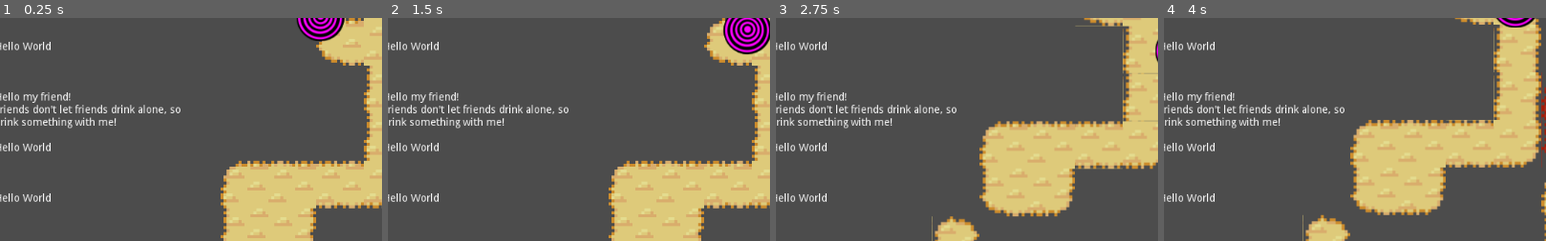
Above: before the commit, frames 1-4 (left to right).
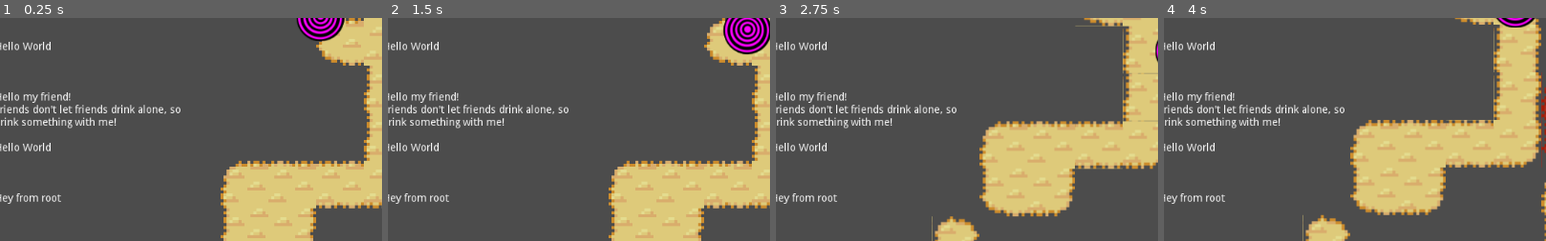
Above: after the commit, the same moments.

Repository: xFrednet/moody-tools
Game: Godot game, scene res://in_game.tscn
Same seed, same stepped clock (60 frames per second), same inputs: the game is played once before the commit and once after it.
Inputs:
- Up to frame 1 (0.25 s): no input
- Up to frame 2 (1.5 s): hold D (right) 0.53-1.28 s; hold S (down) from 1.28 s (still down)
- Up to frame 3 (2.75 s): release S (down) at 2.03 s; hold D (right) from 2.03 s (still down)
- Up to frame 4 (4 s): release D (right) at 2.78 s; hold W (up) 2.78-3.53 s; hold A (left) from 3.53 s (still down)
The pictures show only the part of the screen within x 9-59%, y 50-100%; the shares and areas given below are measured in that part.

The runs differ from the first frame. In frame 1, 0.3% of the frame differs, in the area x 2-16%, y 78-84%; in frame 2, 0.3%; in frame 3, 0.3%; in frame 4, 0.3%.

Commit message:
Added a backpack class

Diff:
--- /dev/null
+++ b/item/item.gd
@@ -0,0 +1,19 @@
+extends Node2D
+
+class_name Item
+
+var id: String
+var count: int
+
+func _init(id: String, count: int) -> void:
+	self.id = id
+	self.count = count
+
+func get_id() -> String:
+	return id
+
+func get_count() -> int:
+	return count
+
+func add(count: int) -> void:
+	self.count += count
--- /dev/null
+++ b/item/item_info.gd
@@ -0,0 +1,12 @@
+extends Node
+
+const WOOD_ID = "i:wood"
+const STONE_ID = "i:stone"
+
+const ITEM_NAMES = {
+	"i:wood": "Wood",
+	"i:stone": "Stone"
+}
+
+func get_item_name(id: String) -> String:
+	return ITEM_NAMES.get(id, "null")
--- a/player/equipment.gd
+++ b/player/equipment.gd
@@ -5,7 +5,7 @@
 var shirt : Tool = null
 var helmet : Tool = null
 
-var backpack : Tool = null
+var backpack : Backpack = null
 var sword : Tool = null
 
 func _ready() -> void:
@@ -58,12 +58,12 @@
 #
 # backpack
 #
-func set_backpack(backpack: Tool) -> void:
+func set_backpack(backpack: Backpack) -> void:
 	remove_child(self.helmet)
 	self.backpack = backpack
 	add_child(backpack)
 
-func get_backpack() -> Tool:
+func get_backpack() -> Backpack:
 	return backpack
 
 #
--- a/player/player.gd
+++ b/player/player.gd
@@ -8,6 +8,7 @@
 
 	var boots = DunkBoots.new()
 	$equipment.set_boots(boots)
+	$equipment.set_backpack(Backpack.new())
 
 	pass
 
--- a/project.godot
+++ b/project.godot
@@ -10,6 +10,11 @@
 
 _global_script_classes=[ {
 "base": "Tool",
+"class": "Backpack",
+"language": "GDScript",
+"path": "res://tools/backpack/backpack.gd"
+}, {
+"base": "Tool",
 "class": "Boots",
 "language": "GDScript",
 "path": "res://tools/boots/boots.gd"
@@ -20,13 +25,20 @@
 "path": "res://tools/boots/dunk_boots.gd"
 }, {
 "base": "Node2D",
+"class": "Item",
+"language": "GDScript",
+"path": "res://item/item.gd"
+}, {
+"base": "Node2D",
 "class": "Tool",
 "language": "GDScript",
 "path": "res://tools/tool.gd"
 } ]
 _global_script_class_icons={
+"Backpack": "",
 "Boots": "",
 "DunkBoots": "",
+"Item": "",
 "Tool": ""
 }
 
@@ -39,6 +51,7 @@
 [autoload]
 
 GameData="*res://util/game_data.gd"
+ItemInfo="*res://item/item_info.gd"
 
 [input]
 
@@ -62,6 +75,11 @@
 "events": [ Object(InputEventKey,"resource_local_to_scene":false,"resource_name":"","device":0,"alt":false,"shift":false,"control":false,"meta":false,"command":false,"pressed":false,"scancode":68,"unicode":0,"echo":false,"script":null)
  ]
 }
+debug={
+"deadzone": 0.5,
+"events": [ Object(InputEventKey,"resource_local_to_scene":false,"resource_name":"","device":0,"alt":false,"shift":false,"control":false,"meta":false,"command":false,"pressed":false,"scancode":88,"unicode":0,"echo":false,"script":null)
+ ]
+}
 
 [rendering]
 
--- /dev/null
+++ b/tools/backpack/backpack.gd
@@ -0,0 +1,66 @@
+extends Tool
+
+class_name Backpack
+
+const NEW_ITEM_TEXT = [
+	"You found a new item",
+	"Happy Birthday",
+	"you have stolen a new item from this precious world, yay you",
+	"Are you happy destroying the world around you",
+	"Nice find",
+	"Ducks",
+	"My precious, backpack, backpack"
+]
+
+const COLLECTION_TEXT = [
+	"*Chomp*",
+	"Uhh, tasty thank you",
+	"*crunch*",
+	"*gulp*",
+	"*om nom nom*",
+	"yummy",
+	"*flop*"
+]
+
+var _items: Array = Array()
+var _slots: int = 10
+
+func _ready() -> void:
+	_display_status("Hey from root")
+	pass
+
+func _process(delta: float) -> void:
+	if (Input.is_action_just_pressed("debug")):
+		add_item(Item.new("hello", 2))
+
+func _display_status(text: String) -> void:
+	GameData.ingame_menu.find_node("tool_status_display").find_node("backpack").set_status(text)
+
+func add_item(new_item: Item) -> void:
+	var stack = null
+
+	new_item.set_visible(false)
+
+	for index in range(_items.size()):
+		var item: Item = _items[index]
+		if item != null && item.get_id() == new_item.get_id():
+			_display_status(
+				COLLECTION_TEXT[randi() % COLLECTION_TEXT.size()] +
+				"\n + " + str(new_item.get_count()) + " " + ItemInfo.get_item_name(new_item.get_id()))
+			item.add(new_item.get_count())
+			return
+
+
+	if (_items.size() < self._slots - 1):
+		_display_status(
+				NEW_ITEM_TEXT[randi() % NEW_ITEM_TEXT.size()] +
+				"\n + " + str(new_item.get_count()) + " " + ItemInfo.get_item_name(new_item.get_id()) +
+				"\nNEW!!!")
+		_items.append(new_item)
+	else:
+		_drop_item(new_item)
+
+func _drop_item(item: Item) -> void:
+	item.set_visible(true)
+	item.set_position(get_global_transform().get_origin())
+	_display_status("I dropped a thingy")
--- a/tools/boots/dunk_boots.gd
+++ b/tools/boots/dunk_boots.gd
@@ -10,7 +10,7 @@
 
 const random_quote = [
 	"I drink to make other boots more interesting *cheers*",
-	"I can stop when ever I wan't! Let's have a drink on that my friend",
+	"I can stop when ever I want! Let's have a drink on that my friend",
 	"I drink to make my owner more interesting",
 	"What do we want to drink, well all of the things!!!!",
 	"Voddi, is my life water"
